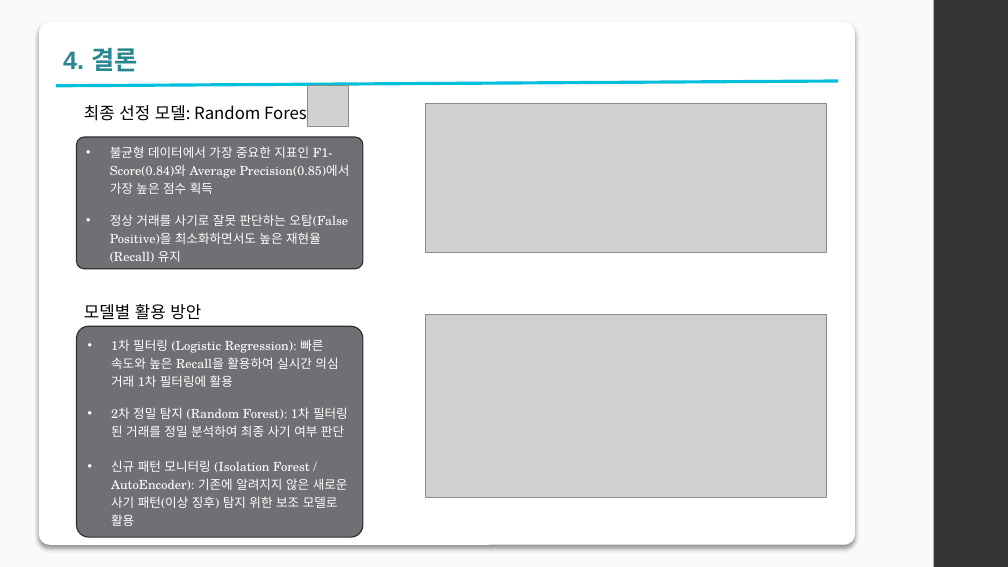
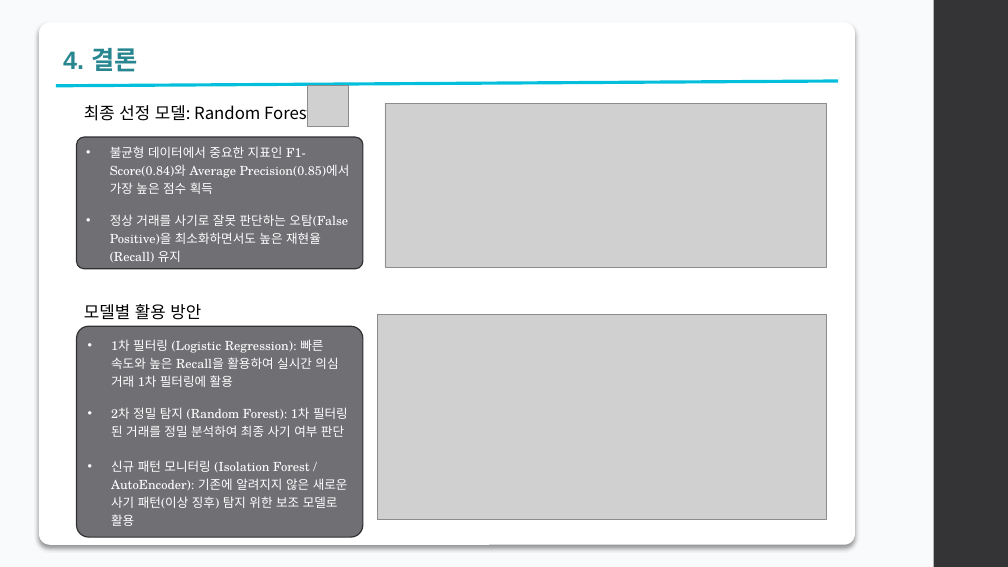
Before and after one commit to ganadaramabasa-a/card_pattern, a slide deck: slide 11 of 2025254004_이한울_신용카드이상결제탐지_완료발표.pptx. Drawn at 1008x567 pixels with LibreOffice and Linux fonts; fonts in the diff are those of the drawing; grey boxes stand for pictures. Boxes give left, top, right and bottom in pixels: in the first picture for what was removed or moved away, otherwise in the second. Text is boxed around its words. In the diff, an @@ line names an element or a change of style, - is before the commit and + after.

```diff
--- a/2025254004_이한울_신용카드이상결제탐지_완료발표.pptx
+++ b/2025254004_이한울_신용카드이상결제탐지_완료발표.pptx
@@ picture: place and size @@
-picture at <box>426,104,827,253</box>
+picture at <box>385,104,827,268</box>
@@ text in rounded rectangle at <box>110,146,350,194</box>: text changed @@
-• 불균형 데이터에서 가장 중요한 지표인 F1-Score(0.84)와 Average Precision(0.85)에서 가장 높은 점수 획득
+• 불균형 데이터에서 중요한 지표인 F1-Score(0.84)와 Average Precision(0.85)에서 가장 높은 점수 획득
@@ picture: place and size @@
-picture at <box>426,315,827,498</box>
+picture at <box>377,315,827,520</box>
```
Also in this commit, not shown: 4 other slides changed.
